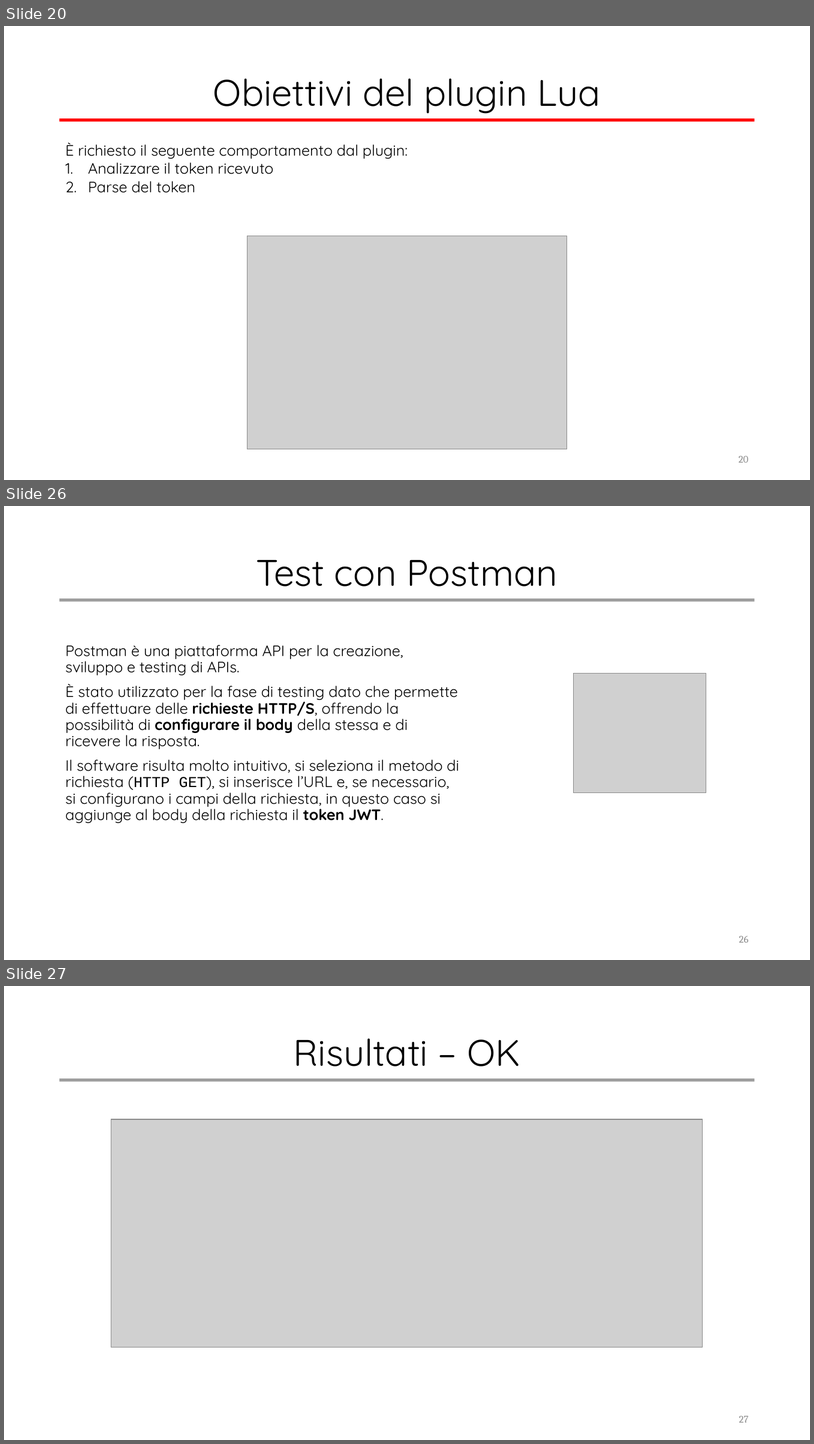
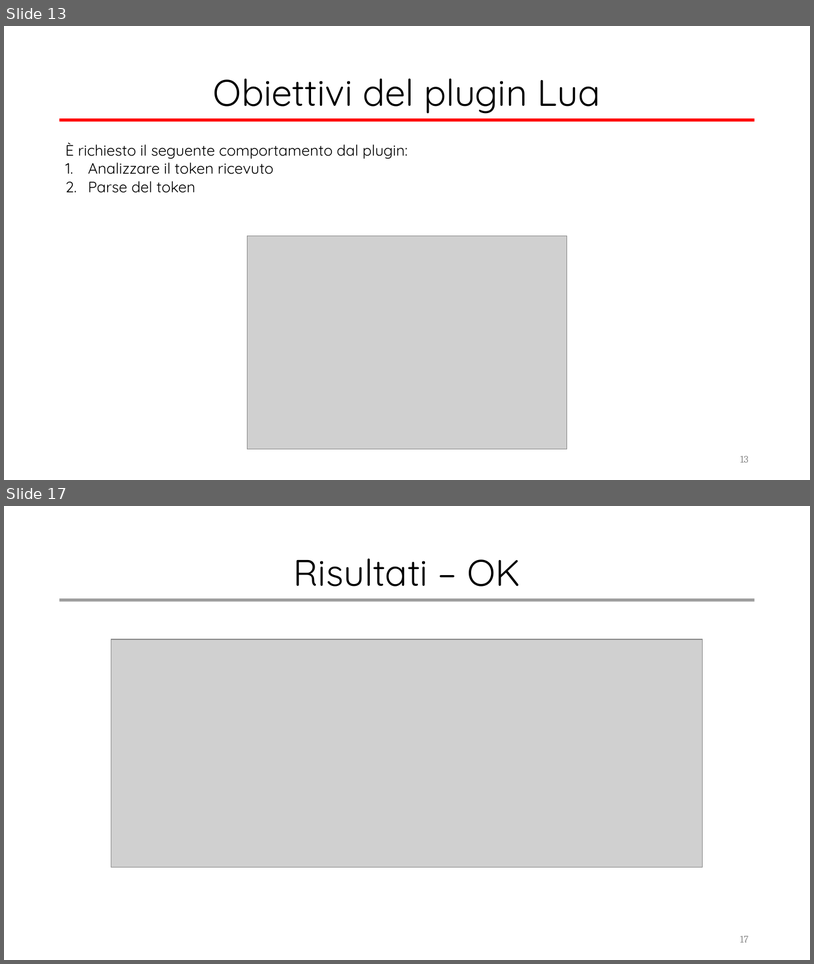
Before and after one commit to valeriodesiati/tesi, a slide deck: Presentazione/Valerio Desiati - Presentazione Discussione.pptx. Shown one above the other, each under a label of ours: slides 20, 26 and 27 before the commit, slides 13 and 17 after it; the slides between them are not shown. The pictures are 814x1444 and 814x964 pixels, drawn with LibreOffice and Linux fonts; fonts in the diff are those of the drawing; grey boxes stand for pictures. Boxes give left, top, right and bottom in pixels: in the first picture for what was removed or moved away, otherwise in the second. Text is boxed around its words. In the diff, an @@ line names an element or a change of style, - is before the commit and + after.

```diff
--- a/Presentazione/Valerio Desiati - Presentazione Discussione.pptx
+++ b/Presentazione/Valerio Desiati - Presentazione Discussione.pptx
@@ slide 26 removed at bbox=[4, 506, 810, 960], background #FFFFFF @@
@@ title removed at bbox=[256, 560, 558, 586] @@
-Test con Postman
@@ rectangle removed at bbox=[59, 598, 755, 601] @@
@@ text removed at bbox=[65, 645, 459, 823] @@
-Postman è una piattaforma API per la creazione, sviluppo e testing di APIs.
-È stato utilizzato per la fase di testing dato che permette di effettuare delle richieste HTTP/S, offrendo la possibilità di configurare il body della stessa e di ricevere la risposta.
-Il software risulta molto intuitivo, si seleziona il metodo di richiesta (HTTP GET), si inserisce l’URL e, se necessario, si configurano i campi della richiesta, in questo caso si aggiunge al body della richiesta il token JWT.
@@ picture removed at bbox=[574, 673, 707, 792] @@
@@ page number removed at bbox=[740, 936, 749, 942] @@
-26
@@ what was slide 20 is now slide 13 @@
@@ page number at bbox=[741, 456, 749, 462]: text changed @@
-20
+13
@@ what was slide 27 is now slide 17 @@
@@ page number at bbox=[740, 936, 749, 942]: text changed @@
-27
+17
```
Also in this commit, not shown: 11 slides changed, 9 other slides removed, 7 other files.
